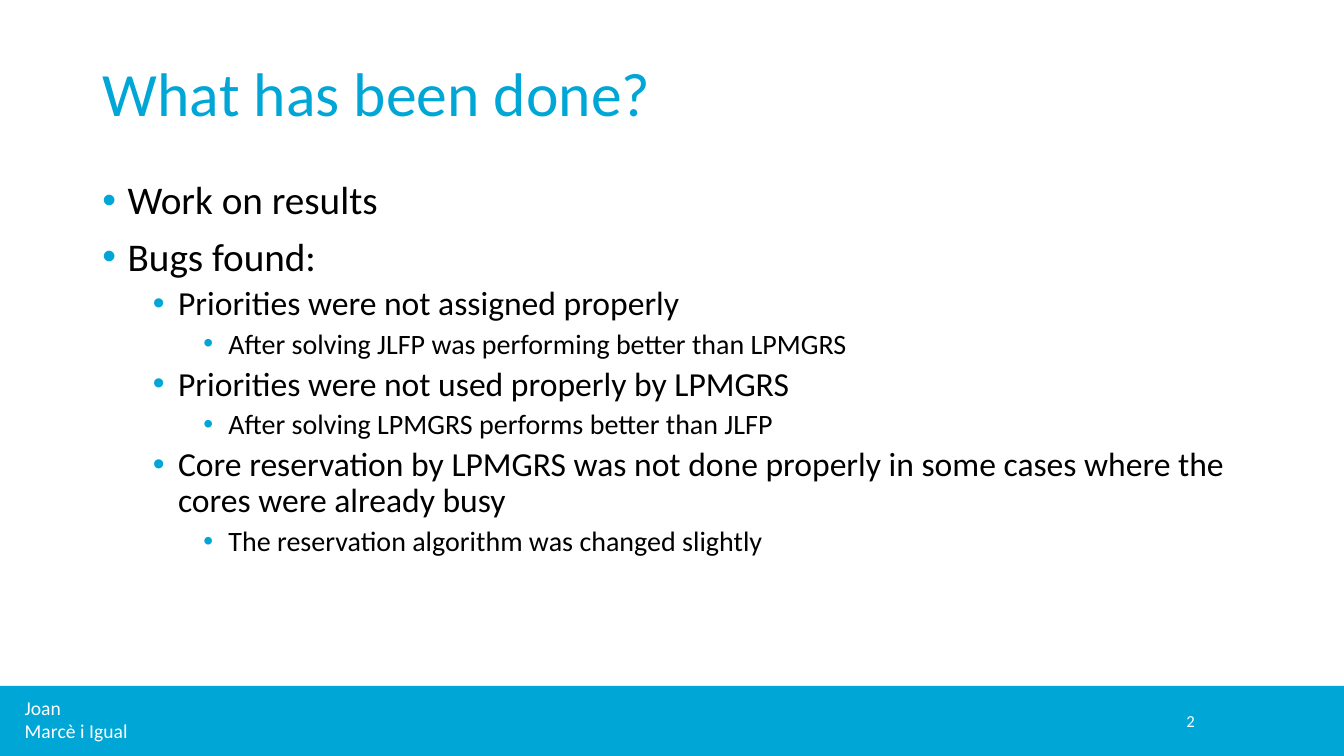
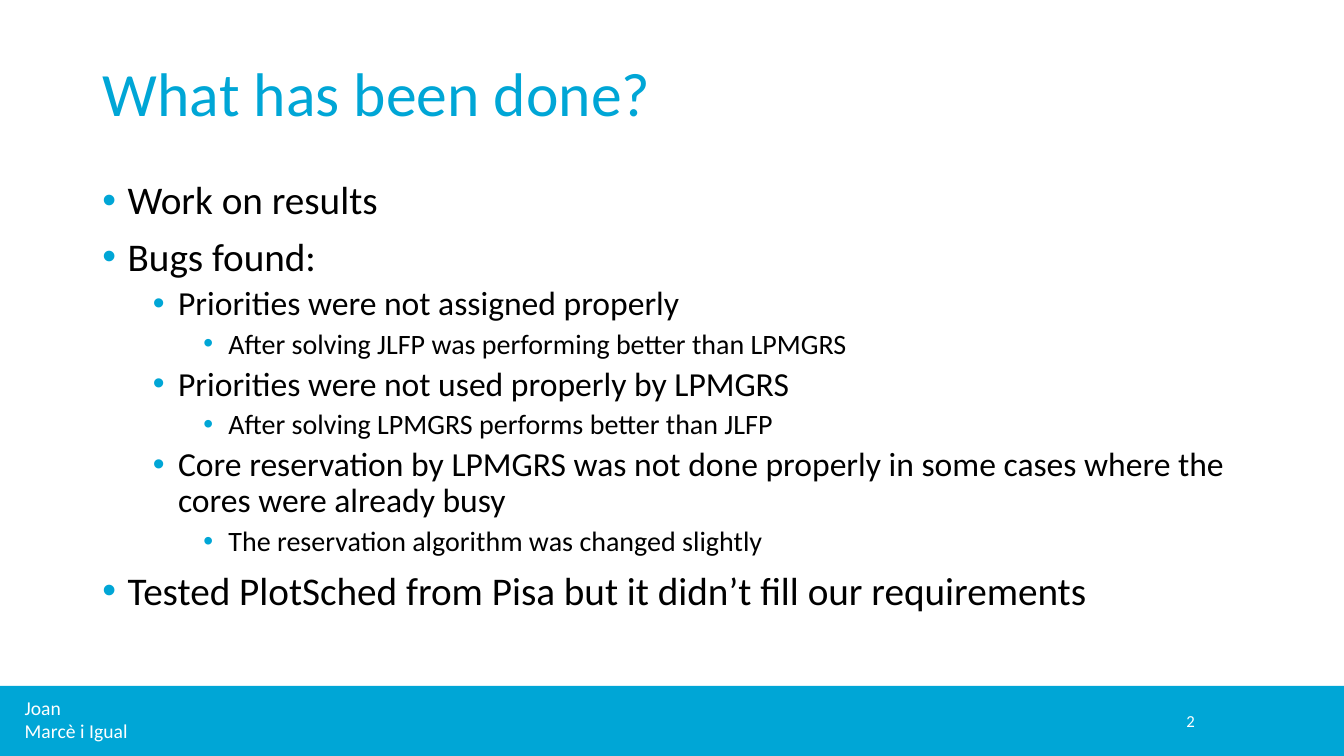
Before and after one commit to jmigual/APATeoria, a slide deck: slide 2 of Notes/TFM_presentations/2020_03_09/2020_03_09.pptx. Drawn at 1344x756 pixels with LibreOffice and Linux fonts; fonts in the diff are those of the drawing; background and template pictures are left out. Boxes give left, top, right and bottom in pixels: in the first picture for what was removed or moved away, otherwise in the second. Text is boxed around its words. In the diff, an @@ line names an element or a change of style, - is before the commit and + after.

```diff
--- a/Notes/TFM_presentations/2020_03_09/2020_03_09.pptx
+++ b/Notes/TFM_presentations/2020_03_09/2020_03_09.pptx
@@ text at (x1=128, y1=577, x2=1086, y2=612): paragraph added @@
+• Tested PlotSched from Pisa but it didn’t fill our requirements
```
Also in this commit, not shown: 2 other slides changed, 3 slides added.
